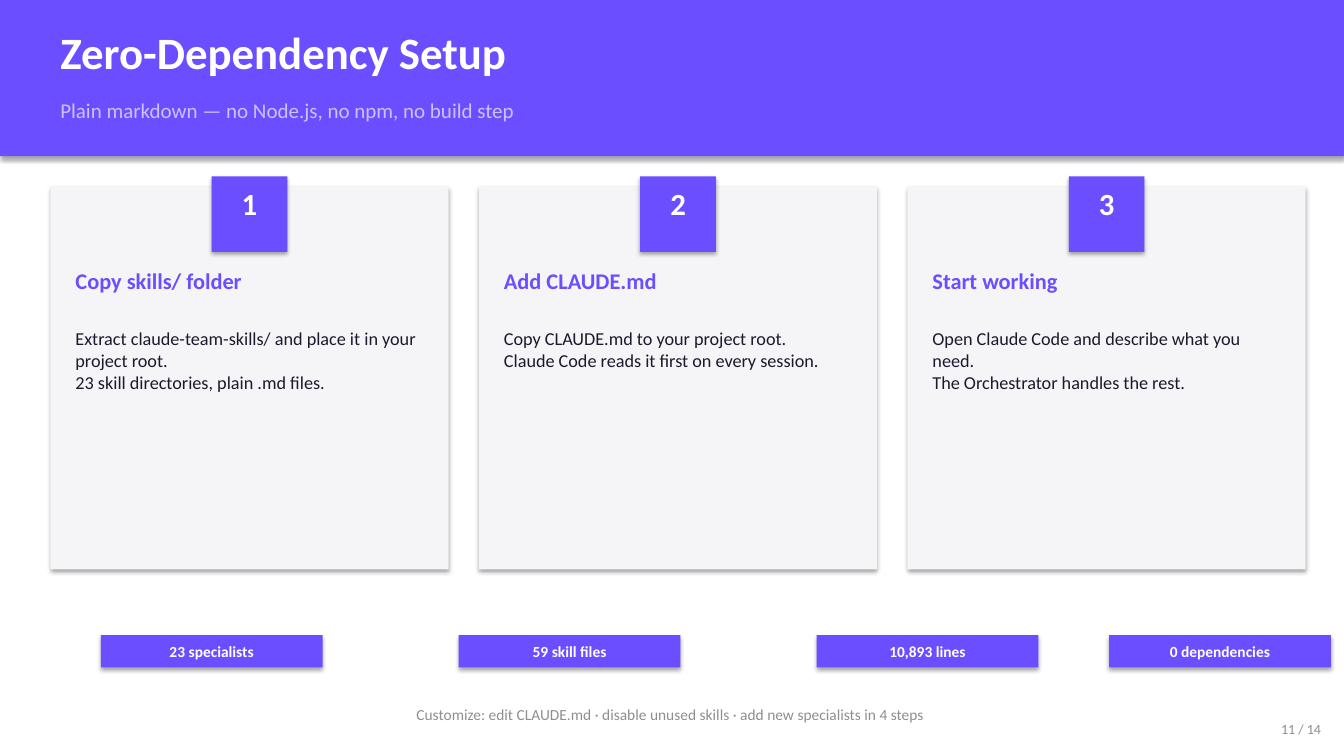
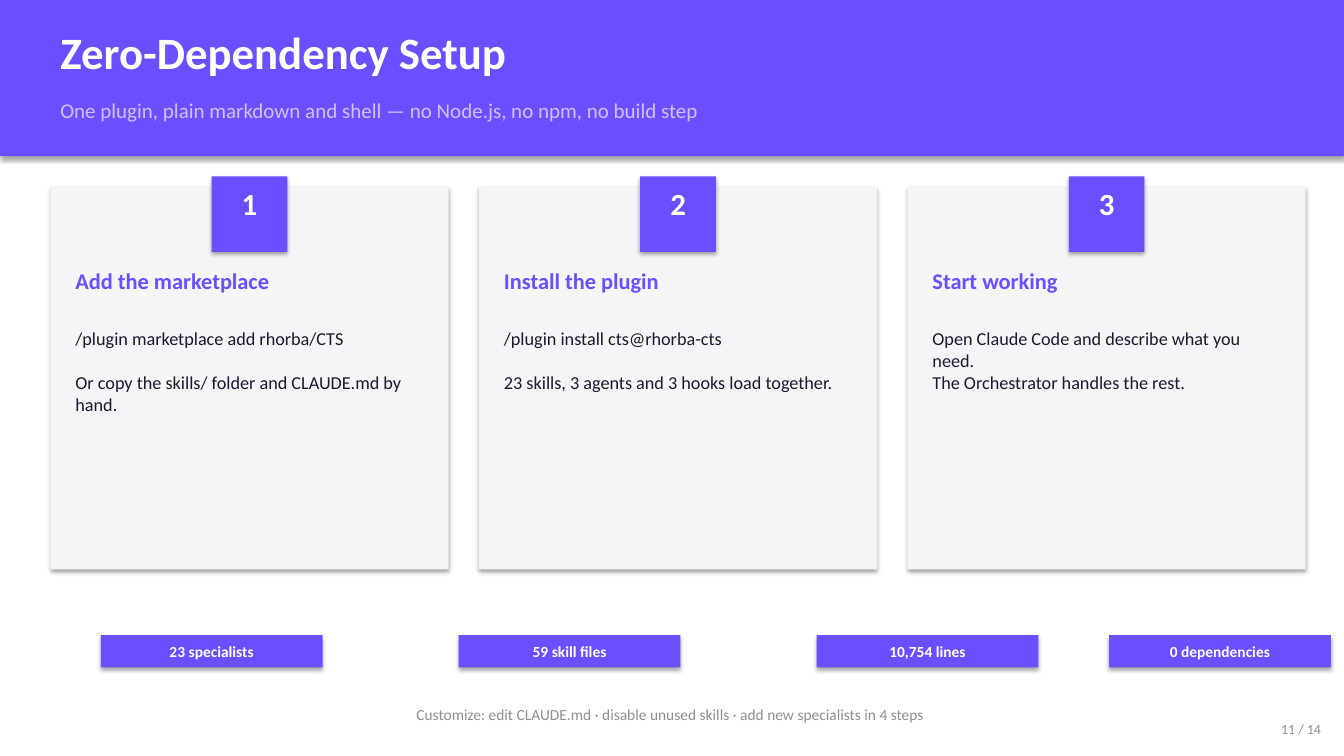
Before and after one commit to rhorba/CTS, a slide deck: slide 11 of claude-team-skills-pitch.pptx. Drawn at 1344x756 pixels with LibreOffice and Linux fonts; fonts in the diff are those of the drawing. Boxes give left, top, right and bottom in pixels: in the first picture for what was removed or moved away, otherwise in the second. Text is boxed around its words. In the diff, an @@ line names an element or a change of style, - is before the commit and + after.

```diff
--- a/claude-team-skills-pitch.pptx
+++ b/claude-team-skills-pitch.pptx
@@ text at <box>60,103,697,122</box>: text changed @@
-Plain markdown — no Node.js, no npm, no build step
+One plugin, plain markdown and shell — no Node.js, no npm, no build step
@@ text at <box>75,273,269,293</box>: text changed @@
-Copy skills/ folder
+Add the marketplace
@@ text at <box>504,273,658,293</box>: text changed @@
-Add CLAUDE.md
+Install the plugin
@@ text at <box>75,332,401,411</box>: text changed @@
-Extract claude-team-skills/ and place it in your project root.
-23 skill directories, plain .md files.
+/plugin marketplace add rhorba/CTS
+Or copy the skills/ folder and CLAUDE.md by hand.
@@ text at <box>504,332,833,392</box>: text changed @@
-Copy CLAUDE.md to your project root.
-Claude Code reads it first on every session.
+/plugin install cts@rhorba-cts
+23 skills, 3 agents and 3 hooks load together.
@@ text in rectangle at <box>889,646,966,659</box>: text changed @@
-10,893 lines
+10,754 lines
```
Also in this commit, not shown: 2 other slides changed, 1 slide added, 1 slide removed, 7 other files.
